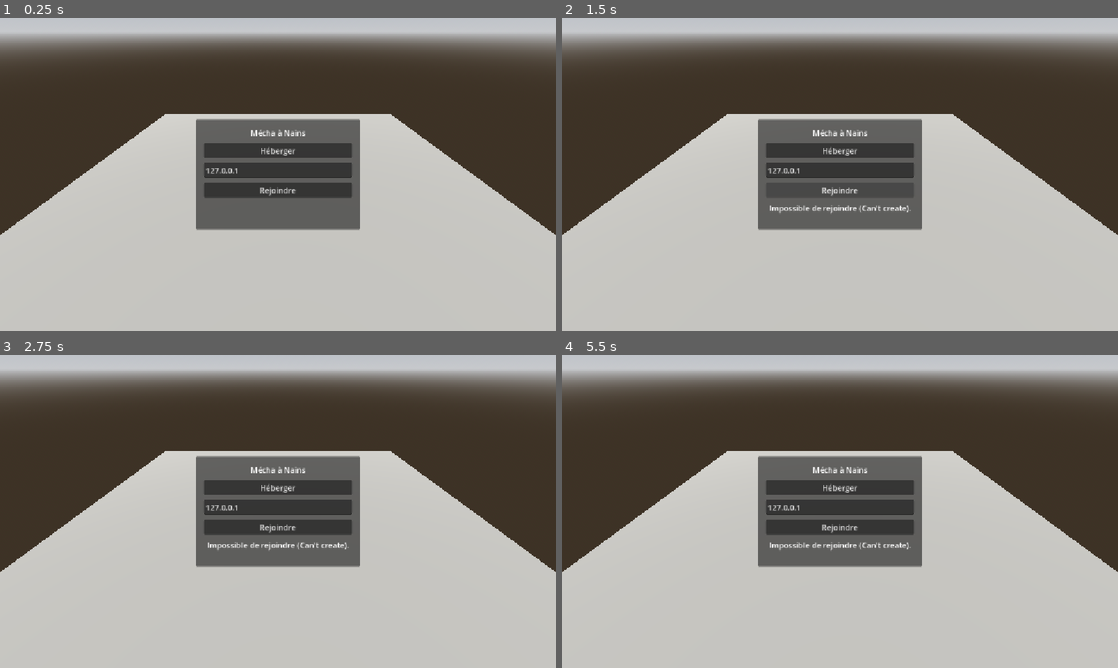
Above: before the commit, frames 1-4 (two rows, left to right).
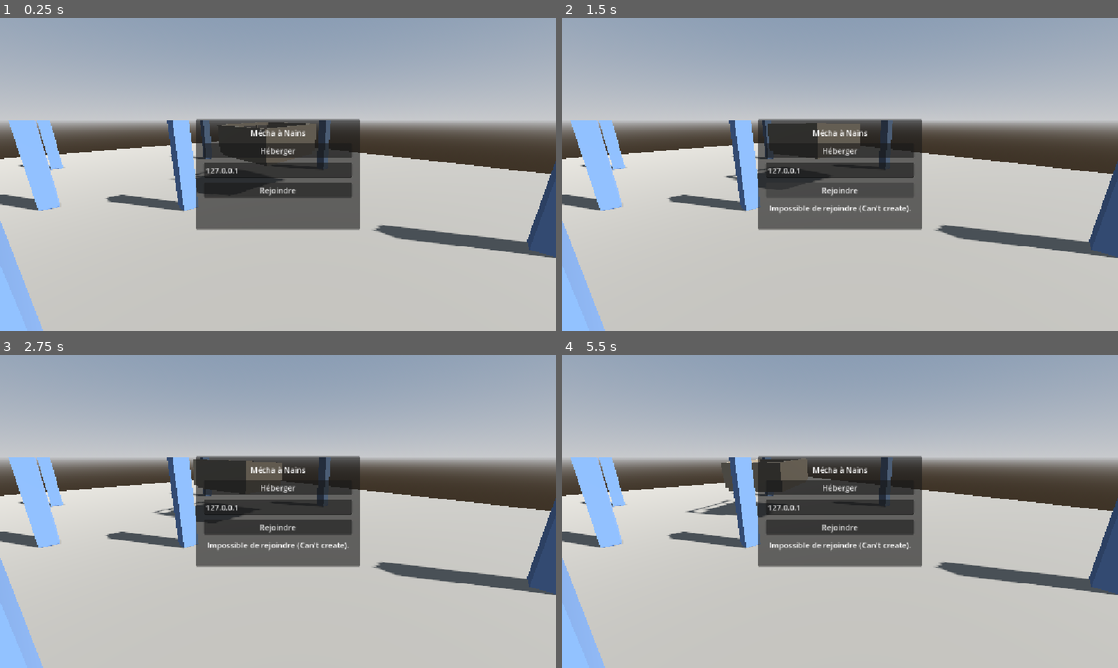
Above: after the commit, the same moments.

Repository: Marchma0/Robot-The-Bot
Game: Godot game, scene res://scenes/main/main.tscn
The game is run twice, just before and just after one commit, with the same random seed, the same clock (stepped at 60 frames per second) and the same inputs.
Inputs (mouse positions are in pixels of both pictures, inside the frame that each line leads up to):
- Up to frame 1 (0.25 s): no input
- Up to frame 2 (1.5 s): click "Héberger" at 0.5 s; click "Rejoindre" at 1.25 s
- Up to frame 3 (2.75 s): move the mouse to (400, 495) at 2.02 s; hold D (move_right) from 2.03 s (still down); click (400, 495) at 2.17 s
- Up to frame 4 (5.5 s): move the mouse to (728, 527) at 2.77 s; release D (move_right) at 2.78 s; hold S (move_back) 2.78-3.53 s; click (728, 527) at 2.92 s; move the mouse to (895, 442) at 3.52 s; hold D (move_right) 3.53-4.28 s; click (895, 442) at 3.67 s; move the mouse to (812, 574) at 4.27 s; hold W (move_forward) 4.28-5.03 s; click (812, 574) at 4.42 s; move the mouse to (1006, 558) at 5.02 s; hold A (move_left) from 5.03 s (still down); click (1006, 558) at 5.17 s

The runs differ from the first frame. In frame 1, 47% of the frame differs, in the area x 0-100%, y 0-100%; in frame 2, 47%; in frame 3, 48%; in frame 4, 48%.

Commit message:
M1 : nain contrôlable en vue FPS dans un cockpit qui bouge
- Nain : déplacement, saut, regard souris/manette, caméra 1re personne
- Nains enfants du cockpit, position synchronisée en local
- Cockpit blockout + mouvement de test scripté (hôte uniquement, répliqué)
- Sol de test partagé, sandbox tests/sandbox_cockpit.tscn

Co-Authored-By: Claude Opus 5.5 <noreply@anthropic.com>

Diff:
--- /dev/null
+++ b/scenes/levels/test_ground.tscn
@@ -0,0 +1,97 @@
+[gd_scene format=3]
+
+[sub_resource type="ProceduralSkyMaterial" id="ProceduralSkyMaterial_sky"]
+
+[sub_resource type="Sky" id="Sky_main"]
+sky_material = SubResource("ProceduralSkyMaterial_sky")
+
+[sub_resource type="Environment" id="Environment_main"]
+background_mode = 2
+sky = SubResource("Sky_main")
+ambient_light_source = 3
+tonemap_mode = 2
+
+[sub_resource type="BoxShape3D" id="BoxShape3D_ground"]
+size = Vector3(80, 1, 80)
+
+[sub_resource type="StandardMaterial3D" id="StandardMaterial3D_ground"]
+albedo_color = Color(0.45, 0.42, 0.38, 1)
+
+[sub_resource type="BoxMesh" id="BoxMesh_ground"]
+material = SubResource("StandardMaterial3D_ground")
+size = Vector3(80, 1, 80)
+
+[sub_resource type="StandardMaterial3D" id="StandardMaterial3D_pillar"]
+albedo_color = Color(0.35, 0.45, 0.6, 1)
+
+[sub_resource type="BoxMesh" id="BoxMesh_pillar"]
+material = SubResource("StandardMaterial3D_pillar")
+size = Vector3(1, 6, 1)
+
+[node name="TestGround" type="Node3D"]
+
+[node name="WorldEnvironment" type="WorldEnvironment" parent="."]
+environment = SubResource("Environment_main")
+
+[node name="Sun" type="DirectionalLight3D" parent="."]
+transform = Transform3D(0.866025, -0.321394, 0.383022, 0, 0.766044, 0.642788, -0.5, -0.55667, 0.663414, 0, 8, 0)
+shadow_enabled = true
+
+[node name="Ground" type="StaticBody3D" parent="."]
+transform = Transform3D(1, 0, 0, 0, 1, 0, 0, 0, 1, 0, -0.5, 0)
+
+[node name="CollisionShape3D" type="CollisionShape3D" parent="Ground"]
+shape = SubResource("BoxShape3D_ground")
+
+[node name="MeshInstance3D" type="MeshInstance3D" parent="Ground"]
+mesh = SubResource("BoxMesh_ground")
+
+[node name="Pillars" type="Node3D" parent="."]
+
+[node name="Pillar1" type="MeshInstance3D" parent="Pillars"]
+transform = Transform3D(1, 0, 0, 0, 1, 0, 0, 0, 1, 7, 3, 0)
+mesh = SubResource("BoxMesh_pillar")
+
+[node name="Pillar2" type="MeshInstance3D" parent="Pillars"]
+transform = Transform3D(1, 0, 0, 0, 1, 0, 0, 0, 1, -7, 3, 0)
+mesh = SubResource("BoxMesh_pillar")
+
+[node name="Pillar3" type="MeshInstance3D" parent="Pillars"]
+transform = Transform3D(1, 0, 0, 0, 1, 0, 0, 0, 1, 0, 3, 7)
+mesh = SubResource("BoxMesh_pillar")
+
+[node name="Pillar4" type="MeshInstance3D" parent="Pillars"]
+transform = Transform3D(1, 0, 0, 0, 1, 0, 0, 0, 1, 0, 3, -7)
+mesh = SubResource("BoxMesh_pillar")
+
+[node name="Pillar5" type="MeshInstance3D" parent="Pillars"]
+transform = Transform3D(1, 0, 0, 0, 1, 0, 0, 0, 1, 24, 3, 0)
+mesh = SubResource("BoxMesh_pillar")
+
+[node name="Pillar6" type="MeshInstance3D" parent="Pillars"]
+transform = Transform3D(1, 0, 0, 0, 1, 0, 0, 0, 1, -24, 3, 0)
+mesh = SubResource("BoxMesh_pillar")
+
+[node name="Pillar7" type="MeshInstance3D" parent="Pillars"]
+transform = Transform3D(1, 0, 0, 0, 1, 0, 0, 0, 1, 0, 3, 24)
+mesh = SubResource("BoxMesh_pillar")
+
+[node name="Pillar8" type="MeshInstance3D" parent="Pillars"]
+transform = Transform3D(1, 0, 0, 0, 1, 0, 0, 0, 1, 0, 3, -24)
+mesh = SubResource("BoxMesh_pillar")
+
+[node name="Pillar9" type="MeshInstance3D" parent="Pillars"]
+transform = Transform3D(1, 0, 0, 0, 1, 0, 0, 0, 1, 17, 3, 17)
+mesh = SubResource("BoxMesh_pillar")
+
+[node name="Pillar10" type="MeshInstance3D" parent="Pillars"]
+transform = Transform3D(1, 0, 0, 0, 1, 0, 0, 0, 1, -17, 3, -17)
+mesh = SubResource("BoxMesh_pillar")
+
+[node name="Pillar11" type="MeshInstance3D" parent="Pillars"]
+transform = Transform3D(1, 0, 0, 0, 1, 0, 0, 0, 1, 17, 3, -17)
+mesh = SubResource("BoxMesh_pillar")
+
+[node name="Pillar12" type="MeshInstance3D" parent="Pillars"]
+transform = Transform3D(1, 0, 0, 0, 1, 0, 0, 0, 1, -17, 3, 17)
+mesh = SubResource("BoxMesh_pillar")
--- a/scenes/main/main.tscn
+++ b/scenes/main/main.tscn
@@ -1,28 +1,11 @@
-[gd_scene load_steps=11 format=3]
+[gd_scene format=3]
 
 [ext_resource type="Script" path="res://scripts/network/lobby_menu.gd" id="1_lobby"]
 [ext_resource type="Script" path="res://scripts/network/player_spawner.gd" id="2_spawner"]
 [ext_resource type="PackedScene" path="res://scenes/player/dwarf.tscn" id="3_dwarf"]
-
-[sub_resource type="ProceduralSkyMaterial" id="ProceduralSkyMaterial_sky"]
-
-[sub_resource type="Sky" id="Sky_main"]
-sky_material = SubResource("ProceduralSkyMaterial_sky")
-
-[sub_resource type="Environment" id="Environment_main"]
-background_mode = 2
-sky = SubResource("Sky_main")
-ambient_light_source = 3
-tonemap_mode = 2
-
-[sub_resource type="BoxShape3D" id="BoxShape3D_ground"]
-size = Vector3(20, 1, 20)
-
-[sub_resource type="BoxMesh" id="BoxMesh_ground"]
-size = Vector3(20, 1, 20)
-
-[sub_resource type="StandardMaterial3D" id="StandardMaterial3D_ground"]
-albedo_color = Color(0.45, 0.42, 0.38, 1)
+[ext_resource type="PackedScene" path="res://scenes/levels/test_ground.tscn" id="4_ground"]
+[ext_resource type="PackedScene" path="res://scenes/mecha/cockpit.tscn" id="5_cockpit"]
+[ext_resource type="Script" path="res://scripts/mecha/cockpit_test_motion.gd" id="6_motion"]
 
 [node name="Main" type="Node"]
 
@@ -79,49 +62,24 @@
 layout_mode = 2
 horizontal_alignment = 1
 autowrap_mode = 3
-
 [node name="World" type="Node3D" parent="."]
 
-[node name="WorldEnvironment" type="WorldEnvironment" parent="World"]
-environment = SubResource("Environment_main")
+[node name="TestGround" parent="World" instance=ExtResource("4_ground")]
 
-[node name="Sun" type="DirectionalLight3D" parent="World"]
-transform = Transform3D(0.866025, -0.321394, 0.383022, 0, 0.766044, 0.642788, -0.5, -0.55667, 0.663414, 0, 8, 0)
-shadow_enabled = true
-
-[node name="Camera3D" type="Camera3D" parent="World"]
-transform = Transform3D(1, 0, 0, 0, 0.819152, 0.573576, 0, -0.573576, 0.819152, 0, 6, 8)
+[node name="MenuCamera" type="Camera3D" parent="World"]
+transform = Transform3D(0.707107, 0.183013, -0.683013, 0, 0.965926, 0.258819, 0.707107, -0.183013, 0.683013, 2, 6, 14)
 current = true
 
-[node name="Ground" type="StaticBody3D" parent="World"]
-transform = Transform3D(1, 0, 0, 0, 1, 0, 0, 0, 1, 0, -0.5, 0)
+[node name="Cockpit" parent="World" instance=ExtResource("5_cockpit")]
+transform = Transform3D(1, 0, 0, 0, 1, 0, 0, 0, 1, 15, 3, 0)
 
-[node name="CollisionShape3D" type="CollisionShape3D" parent="World/Ground"]
-shape = SubResource("BoxShape3D_ground")
-
-[node name="MeshInstance3D" type="MeshInstance3D" parent="World/Ground"]
-mesh = SubResource("BoxMesh_ground")
-surface_material_override/0 = SubResource("StandardMaterial3D_ground")
-
-[node name="SpawnPoints" type="Node3D" parent="World"]
-
-[node name="Spawn1" type="Marker3D" parent="World/SpawnPoints"]
-transform = Transform3D(1, 0, 0, 0, 1, 0, 0, 0, 1, -1.8, 0, 0)
-
-[node name="Spawn2" type="Marker3D" parent="World/SpawnPoints"]
-transform = Transform3D(1, 0, 0, 0, 1, 0, 0, 0, 1, -0.6, 0, 0)
-
-[node name="Spawn3" type="Marker3D" parent="World/SpawnPoints"]
-transform = Transform3D(1, 0, 0, 0, 1, 0, 0, 0, 1, 0.6, 0, 0)
-
-[node name="Spawn4" type="Marker3D" parent="World/SpawnPoints"]
-transform = Transform3D(1, 0, 0, 0, 1, 0, 0, 0, 1, 1.8, 0, 0)
-
-[node name="Players" type="Node3D" parent="World"]
+[node name="CockpitTestMotion" type="Node" parent="World" node_paths=PackedStringArray("target")]
+script = ExtResource("6_motion")
+target = NodePath("../Cockpit")
 
 [node name="PlayerSpawner" type="MultiplayerSpawner" parent="World" node_paths=PackedStringArray("spawn_points")]
-spawn_path = NodePath("../Players")
+spawn_path = NodePath("../Cockpit/Players")
 spawn_limit = 4
 script = ExtResource("2_spawner")
 dwarf_scene = ExtResource("3_dwarf")
-spawn_points = NodePath("../SpawnPoints")
+spawn_points = NodePath("../Cockpit/SpawnPoints")
--- /dev/null
+++ b/scenes/mecha/cockpit.tscn
@@ -0,0 +1,196 @@
+[gd_scene format=3]
+
+[sub_resource type="StandardMaterial3D" id="Mat_hull"]
+albedo_color = Color(0.55, 0.5, 0.42, 1)
+metallic = 0.4
+roughness = 0.7
+
+[sub_resource type="StandardMaterial3D" id="Mat_console"]
+albedo_color = Color(0.25, 0.3, 0.32, 1)
+roughness = 0.5
+
+[sub_resource type="SceneReplicationConfig" id="SceneReplicationConfig_cockpit"]
+properties/0/path = NodePath(".:position")
+properties/0/spawn = true
+properties/0/replication_mode = 1
+properties/1/path = NodePath(".:rotation")
+properties/1/spawn = true
+properties/1/replication_mode = 1
+
+[sub_resource type="BoxShape3D" id="Shape_Floor"]
+size = Vector3(6, 0.3, 6)
+
+[sub_resource type="BoxMesh" id="Mesh_Floor"]
+size = Vector3(6, 0.3, 6)
+material = SubResource("Mat_hull")
+
+[sub_resource type="BoxShape3D" id="Shape_WallLeft"]
+size = Vector3(0.2, 2.5, 6.4)
+
+[sub_resource type="BoxMesh" id="Mesh_WallLeft"]
+size = Vector3(0.2, 2.5, 6.4)
+material = SubResource("Mat_hull")
+
+[sub_resource type="BoxShape3D" id="Shape_WallRight"]
+size = Vector3(0.2, 2.5, 6.4)
+
+[sub_resource type="BoxMesh" id="Mesh_WallRight"]
+size = Vector3(0.2, 2.5, 6.4)
+material = SubResource("Mat_hull")
+
+[sub_resource type="BoxShape3D" id="Shape_WallBack"]
+size = Vector3(6, 2.5, 0.2)
+
+[sub_resource type="BoxMesh" id="Mesh_WallBack"]
+size = Vector3(6, 2.5, 0.2)
+material = SubResource("Mat_hull")
+
+[sub_resource type="BoxShape3D" id="Shape_FrontLowWall"]
+size = Vector3(6, 1.2, 0.2)
+
+[sub_resource type="BoxMesh" id="Mesh_FrontLowWall"]
+size = Vector3(6, 1.2, 0.2)
+material = SubResource("Mat_hull")
+
+[sub_resource type="BoxShape3D" id="Shape_FrontBeam"]
+size = Vector3(6, 0.3, 0.2)
+
+[sub_resource type="BoxMesh" id="Mesh_FrontBeam"]
+size = Vector3(6, 0.3, 0.2)
+material = SubResource("Mat_hull")
+
+[sub_resource type="BoxShape3D" id="Shape_FrontPostL"]
+size = Vector3(0.15, 1, 0.15)
+
+[sub_resource type="BoxMesh" id="Mesh_FrontPostL"]
+size = Vector3(0.15, 1, 0.15)
+material = SubResource("Mat_hull")
+
+[sub_resource type="BoxShape3D" id="Shape_FrontPostR"]
+size = Vector3(0.15, 1, 0.15)
+
+[sub_resource type="BoxMesh" id="Mesh_FrontPostR"]
+size = Vector3(0.15, 1, 0.15)
+material = SubResource("Mat_hull")
+
+[sub_resource type="BoxShape3D" id="Shape_ConsolePilot"]
+size = Vector3(1.6, 1, 0.6)
+
+[sub_resource type="BoxMesh" id="Mesh_ConsolePilot"]
+size = Vector3(1.6, 1, 0.6)
+material = SubResource("Mat_console")
+
+[sub_resource type="BoxShape3D" id="Shape_ConsoleLeft"]
+size = Vector3(0.6, 1, 1.2)
+
+[sub_resource type="BoxMesh" id="Mesh_ConsoleLeft"]
+size = Vector3(0.6, 1, 1.2)
+material = SubResource("Mat_console")
+
+[sub_resource type="BoxShape3D" id="Shape_ConsoleRight"]
+size = Vector3(0.6, 1, 1.2)
+
+[sub_resource type="BoxMesh" id="Mesh_ConsoleRight"]
+size = Vector3(0.6, 1, 1.2)
+material = SubResource("Mat_console")
+
+[node name="Cockpit" type="Node3D"]
+
+[node name="Hull" type="AnimatableBody3D" parent="."]
+sync_to_physics = false
+
+[node name="Floor" type="CollisionShape3D" parent="Hull"]
+transform = Transform3D(1, 0, 0, 0, 1, 0, 0, 0, 1, 0, -0.15, 0)
+shape = SubResource("Shape_Floor")
+
+[node name="Mesh" type="MeshInstance3D" parent="Hull/Floor"]
+mesh = SubResource("Mesh_Floor")
+
+[node name="WallLeft" type="CollisionShape3D" parent="Hull"]
+transform = Transform3D(1, 0, 0, 0, 1, 0, 0, 0, 1, -3.1, 1.25, 0)
+shape = SubResource("Shape_WallLeft")
+
+[node name="Mesh" type="MeshInstance3D" parent="Hull/WallLeft"]
+mesh = SubResource("Mesh_WallLeft")
+
+[node name="WallRight" type="CollisionShape3D" parent="Hull"]
+transform = Transform3D(1, 0, 0, 0, 1, 0, 0, 0, 1, 3.1, 1.25, 0)
+shape = SubResource("Shape_WallRight")
+
+[node name="Mesh" type="MeshInstance3D" parent="Hull/WallRight"]
+mesh = SubResource("Mesh_WallRight")
+
+[node name="WallBack" type="CollisionShape3D" parent="Hull"]
+transform = Transform3D(1, 0, 0, 0, 1, 0, 0, 0, 1, 0, 1.25, 3.1)
+shape = SubResource("Shape_WallBack")
+
+[node name="Mesh" type="MeshInstance3D" parent="Hull/WallBack"]
+mesh = SubResource("Mesh_WallBack")
+
+[node name="FrontLowWall" type="CollisionShape3D" parent="Hull"]
+transform = Transform3D(1, 0, 0, 0, 1, 0, 0, 0, 1, 0, 0.6, -3.1)
+shape = SubResource("Shape_FrontLowWall")
+
+[node name="Mesh" type="MeshInstance3D" parent="Hull/FrontLowWall"]
+mesh = SubResource("Mesh_FrontLowWall")
+
+[node name="FrontBeam" type="CollisionShape3D" parent="Hull"]
+transform = Transform3D(1, 0, 0, 0, 1, 0, 0, 0, 1, 0, 2.35, -3.1)
+shape = SubResource("Shape_FrontBeam")
+
+[node name="Mesh" type="MeshInstance3D" parent="Hull/FrontBeam"]
+mesh = SubResource("Mesh_FrontBeam")
+
+[node name="FrontPostL" type="CollisionShape3D" parent="Hull"]
+transform = Transform3D(1, 0, 0, 0, 1, 0, 0, 0, 1, -1.5, 1.7, -3.1)
+shape = SubResource("Shape_FrontPostL")
+
+[node name="Mesh" type="MeshInstance3D" parent="Hull/FrontPostL"]
+mesh = SubResource("Mesh_FrontPostL")
+
+[node name="FrontPostR" type="CollisionShape3D" parent="Hull"]
+transform = Transform3D(1, 0, 0, 0, 1, 0, 0, 0, 1, 1.5, 1.7, -3.1)
+shape = SubResource("Shape_FrontPostR")
+
+[node name="Mesh" type="MeshInstance3D" parent="Hull/FrontPostR"]
+mesh = SubResource("Mesh_FrontPostR")
+
+[node name="ConsolePilot" type="CollisionShape3D" parent="Hull"]
+transform = Transform3D(1, 0, 0, 0, 1, 0, 0, 0, 1, 0, 0.5, -2.4)
+shape = SubResource("Shape_ConsolePilot")
+
+[node name="Mesh" type="MeshInstance3D" parent="Hull/ConsolePilot"]
+mesh = SubResource("Mesh_ConsolePilot")
+
+[node name="ConsoleLeft" type="CollisionShape3D" parent="Hull"]
+transform = Transform3D(1, 0, 0, 0, 1, 0, 0, 0, 1, -2.4, 0.5, -1.2)
+shape = SubResource("Shape_ConsoleLeft")
+
+[node name="Mesh" type="MeshInstance3D" parent="Hull/ConsoleLeft"]
+mesh = SubResource("Mesh_ConsoleLeft")
+
+[node name="ConsoleRight" type="CollisionShape3D" parent="Hull"]
+transform = Transform3D(1, 0, 0, 0, 1, 0, 0, 0, 1, 2.4, 0.5, -1.2)
+shape = SubResource("Shape_ConsoleRight")
+
+[node name="Mesh" type="MeshInstance3D" parent="Hull/ConsoleRight"]
+mesh = SubResource("Mesh_ConsoleRight")
+
+[node name="SpawnPoints" type="Node3D" parent="."]
+
+[node name="Spawn1" type="Marker3D" parent="SpawnPoints"]
+transform = Transform3D(1, 0, 0, 0, 1, 0, 0, 0, 1, -1.8, 0, 1.2)
+
+[node name="Spawn2" type="Marker3D" parent="SpawnPoints"]
+transform = Transform3D(1, 0, 0, 0, 1, 0, 0, 0, 1, -0.6, 0, 1.2)
+
+[node name="Spawn3" type="Marker3D" parent="SpawnPoints"]
+transform = Transform3D(1, 0, 0, 0, 1, 0, 0, 0, 1, 0.6, 0, 1.2)
+
+[node name="Spawn4" type="Marker3D" parent="SpawnPoints"]
+transform = Transform3D(1, 0, 0, 0, 1, 0, 0, 0, 1, 1.8, 0, 1.2)
+
+[node name="Players" type="Node3D" parent="."]
+
+[node name="MultiplayerSynchronizer" type="MultiplayerSynchronizer" parent="."]
+replication_config = SubResource("SceneReplicationConfig_cockpit")
--- a/scenes/player/dwarf.tscn
+++ b/scenes/player/dwarf.tscn
@@ -23,6 +23,9 @@
 properties/1/path = NodePath(".:rotation")
 properties/1/spawn = true
 properties/1/replication_mode = 1
+properties/2/path = NodePath("Head:rotation")
+properties/2/spawn = true
+properties/2/replication_mode = 1
 
 [node name="Dwarf" type="CharacterBody3D"]
 script = ExtResource("1_dwarf")
@@ -36,10 +39,20 @@
 transform = Transform3D(1, 0, 0, 0, 1, 0, 0, 0, 1, 0, 0.6, 0)
 mesh = SubResource("CapsuleMesh_body")
 
-[node name="Visor" type="MeshInstance3D" parent="."]
-transform = Transform3D(1, 0, 0, 0, 1, 0, 0, 0, 1, 0, 0.9, -0.32)
+[node name="Head" type="Node3D" parent="."]
+unique_name_in_owner = true
+transform = Transform3D(1, 0, 0, 0, 1, 0, 0, 0, 1, 0, 0.95, 0)
+
+[node name="Visor" type="MeshInstance3D" parent="Head"]
+unique_name_in_owner = true
+transform = Transform3D(1, 0, 0, 0, 1, 0, 0, 0, 1, 0, 0, -0.32)
 mesh = SubResource("BoxMesh_visor")
 surface_material_override/0 = SubResource("StandardMaterial3D_visor")
+
+[node name="Camera" type="Camera3D" parent="Head"]
+unique_name_in_owner = true
+near = 0.05
+fov = 75.0
 
 [node name="NameLabel" type="Label3D" parent="."]
 unique_name_in_owner = true
--- /dev/null
+++ b/scripts/mecha/cockpit_test_motion.gd
@@ -0,0 +1,41 @@
+extends Node
+## Mouvement scripté TEMPORAIRE du cockpit, en attendant le vrai mécha (M3).
+## Fait tourner le cockpit en rond avec un balancement façon "pas de mécha".
+## Tourne uniquement sur l'hôte ; le MultiplayerSynchronizer du cockpit réplique le résultat.
+
+@export var target: Node3D
+@export var forward_speed: float = 1.5
+## Vitesse de rotation (rad/s). Rayon du cercle = forward_speed / turn_rate.
+@export var turn_rate: float = 0.1
+## Nombre de pas par seconde.
+@export var step_frequency: float = 1.2
+@export var bob_height: float = 0.12
+@export var roll_degrees: float = 3.0
+@export var pitch_degrees: float = 1.5
+
+var _time: float = 0.0
+var _yaw: float = 0.0
+var _base_height: float = 0.0
+
+
+func _ready() -> void:
+	_yaw = target.rotation.y
+	_base_height = target.position.y
+
+
+func _physics_process(delta: float) -> void:
+	if not multiplayer.is_server():
+		return
+	_time += delta
+	_yaw += turn_rate * delta
+	# Une demi-période de sinus = un pas.
+	var phase: float = PI * step_frequency * _time
+	var forward: Vector3 = Vector3.FORWARD.rotated(Vector3.UP, _yaw)
+	var new_position: Vector3 = target.position + forward * forward_speed * delta
+	new_position.y = _base_height + absf(sin(phase)) * bob_height
+	target.position = new_position
+	target.rotation = Vector3(
+		deg_to_rad(pitch_degrees) * sin(2.0 * phase),
+		_yaw,
+		deg_to_rad(roll_degrees) * sin(phase),
+	)
--- a/scripts/player/dwarf.gd
+++ b/scripts/player/dwarf.gd
@@ -1,7 +1,9 @@
 class_name Dwarf
 extends CharacterBody3D
-## Nain contrôlé par un joueur. Placeholder M0 : pas encore de déplacement.
+## Nain contrôlé par un joueur, en vue première personne.
 ## Le nœud porte le peer id de son joueur comme nom, ce qui donne l'autorité.
+## Seul le propriétaire simule le déplacement ; le MultiplayerSynchronizer réplique
+## la position LOCALE (le nain est enfant du cockpit, donc il suit le mécha partout).
 
 const SLOT_COLORS: Array[Color] = [
 	Color(0.85, 0.25, 0.2),
@@ -9,11 +11,28 @@
 	Color(0.3, 0.75, 0.3),
 	Color(0.95, 0.75, 0.2),
 ]
+const MAX_PITCH: float = deg_to_rad(85.0)
+## En dessous de cette hauteur locale, le nain est tombé du cockpit : on le replace.
+const FALL_LIMIT: float = -10.0
+
+@export var walk_speed: float = 3.5
+@export var ground_acceleration: float = 30.0
+@export var air_acceleration: float = 6.0
+@export var jump_velocity: float = 4.5
+@export var mouse_sensitivity: float = 0.0025
+## Vitesse de rotation au stick droit (rad/s).
+@export var stick_look_speed: float = 3.0
 
 var peer_id: int = 1
 var slot: int = 0
 
+var _gravity: float = ProjectSettings.get_setting("physics/3d/default_gravity")
+var _spawn_position: Vector3 = Vector3.ZERO
+
+@onready var _head: Node3D = %Head
+@onready var _camera: Camera3D = %Camera
 @onready var _body_mesh: MeshInstance3D = %BodyMesh
+@onready var _visor: MeshInstance3D = %Visor
 @onready var _name_label: Label3D = %NameLabel
 
 
@@ -24,7 +43,67 @@
 
 
 func _ready() -> void:
+	_spawn_position = position
+	# Le nain est déjà porté par le cockpit (son parent) : ne pas ajouter
+	# en plus la vitesse de la plateforme, sinon il serait déplacé deux fois.
+	platform_floor_layers = 0
+	platform_wall_layers = 0
+	platform_on_leave = PLATFORM_ON_LEAVE_DO_NOTHING
 	_apply_slot_visuals()
+
+	var is_local: bool = is_multiplayer_authority()
+	set_physics_process(is_local)
+	set_process_unhandled_input(is_local)
+	_camera.current = is_local
+	if is_local:
+		# On ne voit pas son propre corps, mais il garde son ombre.
+		_body_mesh.cast_shadow = GeometryInstance3D.SHADOW_CASTING_SETTING_SHADOWS_ONLY
+		_visor.cast_shadow = GeometryInstance3D.SHADOW_CASTING_SETTING_SHADOWS_ONLY
+		_name_label.visible = false
+		Input.mouse_mode = Input.MOUSE_MODE_CAPTURED
+
+
+func _exit_tree() -> void:
+	if is_multiplayer_authority():
+		Input.mouse_mode = Input.MOUSE_MODE_VISIBLE
+
+
+func _unhandled_input(event: InputEvent) -> void:
+	if event is InputEventMouseButton and event.pressed:
+		if Input.mouse_mode != Input.MOUSE_MODE_CAPTURED:
+			Input.mouse_mode = Input.MOUSE_MODE_CAPTURED
+	elif event is InputEventMouseMotion and Input.mouse_mode == Input.MOUSE_MODE_CAPTURED:
+		var motion: InputEventMouseMotion = event
+		_look(-motion.relative * mouse_sensitivity)
+
+
+func _physics_process(delta: float) -> void:
+	var stick: Vector2 = Input.get_vector("look_left", "look_right", "look_up", "look_down")
+	_look(-stick * stick_look_speed * delta)
+
+	# "Haut" du cockpit : la gravité et le saut suivent l'inclinaison du mécha.
+	up_direction = global_basis.y.normalized()
+	var vertical: Vector3 = up_direction * velocity.dot(up_direction)
+	var horizontal: Vector3 = velocity - vertical
+
+	if is_on_floor():
+		vertical = Vector3.ZERO
+		if Input.is_action_just_pressed("jump"):
+			vertical = up_direction * jump_velocity
+	else:
+		vertical -= up_direction * _gravity * delta
+
+	var input: Vector2 = Input.get_vector("move_left", "move_right", "move_forward", "move_back")
+	var wish: Vector3 = global_basis * Vector3(input.x, 0.0, input.y) * walk_speed
+	var accel: float = ground_acceleration if is_on_floor() else air_acceleration
+	horizontal = horizontal.move_toward(wish, accel * delta)
+
+	velocity = horizontal + vertical
+	move_and_slide()
+
+	if position.y < FALL_LIMIT:
+		position = _spawn_position
+		velocity = Vector3.ZERO
 
 
 ## Appelé par le spawner avant add_child, avec les mêmes données sur tous les peers.
@@ -34,9 +113,14 @@
 	name = str(p_peer_id)
 
 
+## delta.x = lacet (corps), delta.y = tangage (tête), en radians.
+func _look(delta: Vector2) -> void:
+	rotation.y += delta.x
+	_head.rotation.x = clampf(_head.rotation.x + delta.y, -MAX_PITCH, MAX_PITCH)
+
+
 func _apply_slot_visuals() -> void:
 	var material: StandardMaterial3D = StandardMaterial3D.new()
 	material.albedo_color = SLOT_COLORS[slot % SLOT_COLORS.size()]
 	_body_mesh.material_override = material
-	var suffix: String = " (toi)" if is_multiplayer_authority() else ""
-	_name_label.text = "Joueur %d%s" % [slot + 1, suffix]
+	_name_label.text = "Joueur %d" % (slot + 1)
--- /dev/null
+++ b/tests/sandbox_cockpit.tscn
@@ -0,0 +1,20 @@
+[gd_scene format=3]
+
+[ext_resource type="PackedScene" path="res://scenes/levels/test_ground.tscn" id="1_ground"]
+[ext_resource type="PackedScene" path="res://scenes/mecha/cockpit.tscn" id="2_cockpit"]
+[ext_resource type="Script" path="res://scripts/mecha/cockpit_test_motion.gd" id="3_motion"]
+[ext_resource type="PackedScene" path="res://scenes/player/dwarf.tscn" id="4_dwarf"]
+
+[node name="SandboxCockpit" type="Node3D"]
+
+[node name="TestGround" parent="." instance=ExtResource("1_ground")]
+
+[node name="Cockpit" parent="." instance=ExtResource("2_cockpit")]
+transform = Transform3D(1, 0, 0, 0, 1, 0, 0, 0, 1, 15, 3, 0)
+
+[node name="CockpitTestMotion" type="Node" parent="." node_paths=PackedStringArray("target")]
+script = ExtResource("3_motion")
+target = NodePath("../Cockpit")
+
+[node name="1" parent="Cockpit/Players" instance=ExtResource("4_dwarf")]
+transform = Transform3D(1, 0, 0, 0, 1, 0, 0, 0, 1, 0, 0, 1.2)
Not shown: 1 places in scenes/player/dwarf.tscn that only renumber resources
Not shown, added: scripts/mecha/cockpit_test_motion.gd.uid
Not shown, changed: CLAUDE.md
Not shown, changed: docs/decisions.md
